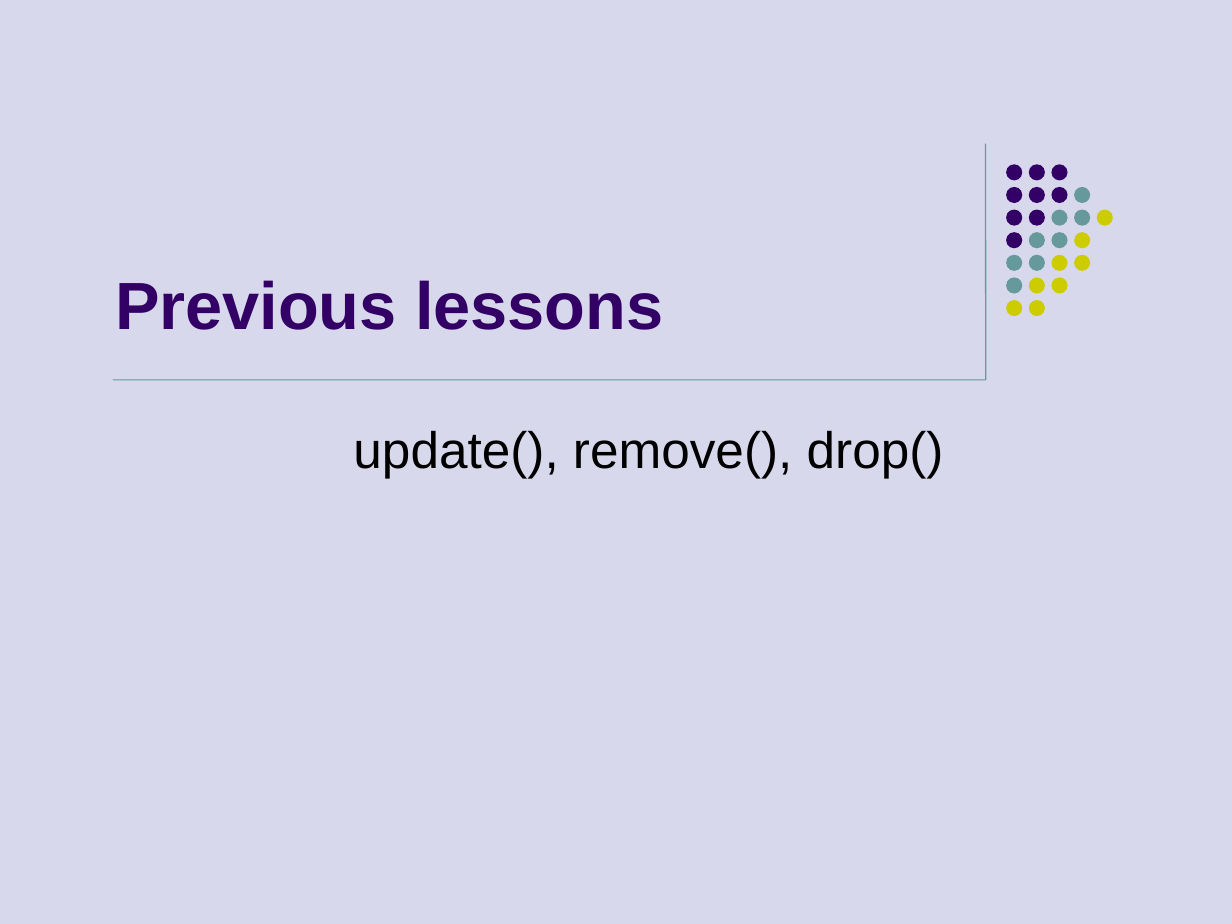
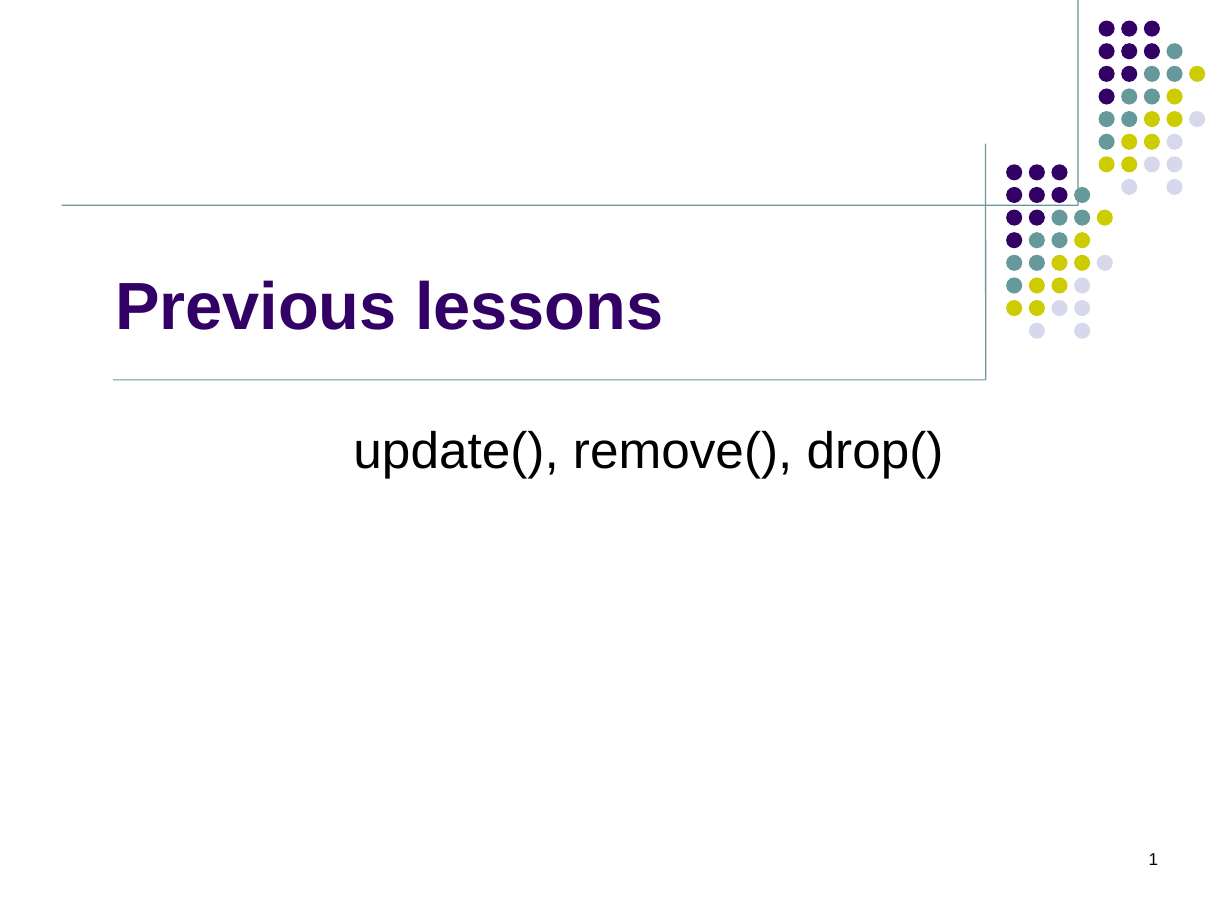
Before and after one commit to khuongdv/mongodb-dba-study, a slide deck: slide 1 of MongoDB Aggregation Framework.pptx. Drawn at 1232x924 pixels with LibreOffice and Linux fonts; fonts in the diff are those of the drawing. Boxes give left, top, right and bottom in pixels: in the first picture for what was removed or moved away, otherwise in the second. Text is boxed around its words. In the diff, an @@ line names an element or a change of style, - is before the commit and + after.

```diff
--- a/MongoDB Aggregation Framework.pptx
+++ b/MongoDB Aggregation Framework.pptx
@@ background #D8D8EC to #FFFFFF @@
@@ line added from (1078, 0) to (1078, 206), #669999 0.75 pt @@
@@ group added at (x1=1099, y1=21, x2=1205, y2=195): 31 ellipses @@
@@ line added from (62, 206) to (1078, 206), #669999 0.75 pt @@
@@ page number added at (x1=1149, y1=853, x2=1159, y2=865), 10 pt, text #000000 @@
+1
```
Also in this commit, not shown: 26 other slides changed, 2 slides added, 1 other file.
